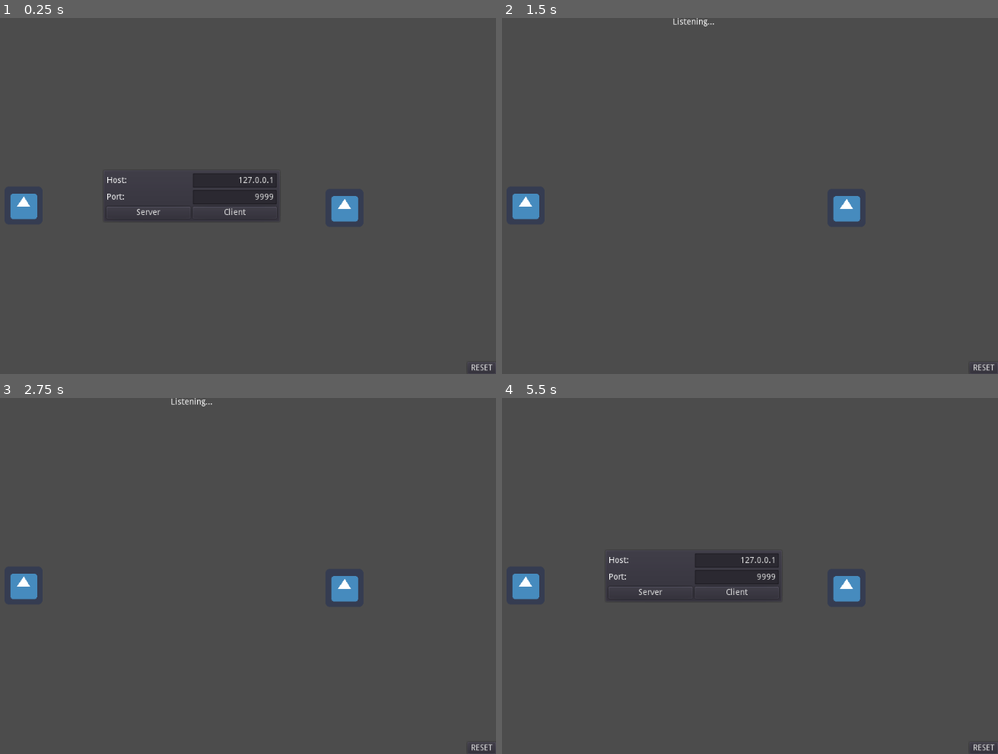
Above: before the commit, frames 1-4 (two rows, left to right).
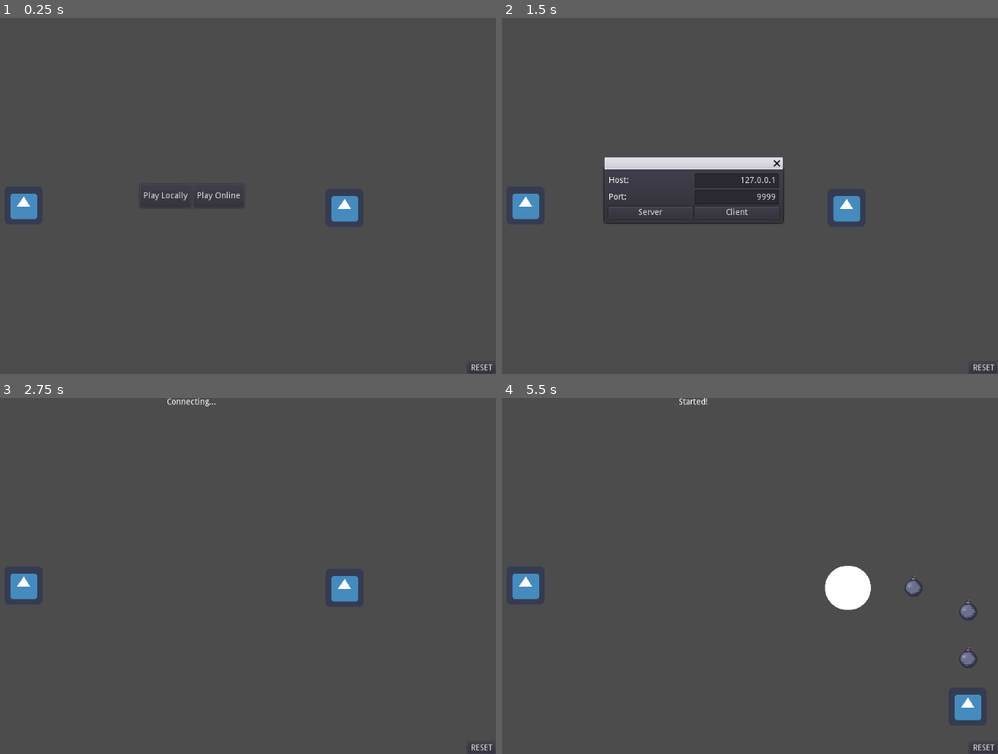
Above: after the commit, the same moments.

Repository: wnelson01/godot_rollback_fighter
Game: Godot game, scene res://Main.tscn
Two runs of this game, one before a commit and one after it. Both use one fixed random seed, a clock stepped at 60 frames per second and the inputs below. The engine's default icon, where the game draws it, is replaced by a stand-in: a white triangle on a blue panel in a dark square.
Inputs (mouse positions are in pixels of both pictures, inside the frame that each line leads up to):
- Up to frame 1 (0.25 s): no input
- Up to frame 2 (1.5 s): click (650, 213) at 0.5 s, where only the run before the commit has a clickable "Server"; click (720, 196) at 1.25 s, where only the run after the commit has a clickable "Play Online"
- Up to frame 3 (2.75 s): click (233, 593) at 2 s, where only the run after the commit has a clickable "Client"
- Up to frame 4 (5.5 s): click "RESET" at 2.75 s; click (665, 576) at 3.5 s, where only the run after the commit has a clickable "Play Locally"; tap Enter (ui_accept) at 4.25, 4.35, 4.52, 4.82, 5.1, 5.27 s; move the mouse to (829, 558) at 4.27 s; hold Right (ui_right) 4.28-5.03 s; click (829, 558) at 4.42 s; move the mouse to (571, 593) at 5.02 s; hold Down (ui_down) from 5.03 s (still down)

The runs differ from the first frame. In frame 1, 1.5% of the frame differs, in the area x 21-57%, y 43-57%; in frame 2, 3.5%; in frame 3, 0.1%; in frame 4, 3.6%, in the area x 21-97%, y 0-91%.

Commit message:
Add support for offline play

Diff:
--- a/Main.gd
+++ b/Main.gd
@@ -1,5 +1,8 @@
 extends Node2D
 
+const DummyNetworkAdaptor = preload("res://addons/godot-rollback-netcode/DummyNetworkAdaptor.gd")
+
+onready var main_menu = $CanvasLayer/MainMenu
 onready var connection_panel = $CanvasLayer/ConnectionPanel
 onready var host_field = $CanvasLayer/ConnectionPanel/GridContainer/HostField
 onready var port_field = $CanvasLayer/ConnectionPanel/GridContainer/PortField
@@ -25,6 +28,7 @@
 	var peer = NetworkedMultiplayerENet.new()
 	peer.create_server(int(port_field.text), 1)
 	get_tree().network_peer = peer
+	main_menu.visible = false
 	connection_panel.visible = false
 	message_label.text = "Listening..."
 
@@ -32,6 +36,7 @@
 	var peer = NetworkedMultiplayerENet.new()
 	peer.create_client(host_field.text, int(port_field.text))
 	get_tree().network_peer = peer
+	main_menu.visible = false
 	connection_panel.visible = false
 	message_label.text = "Connecting..."
 
@@ -107,5 +112,16 @@
 	SyncManager.clear_peers()
 
 func setup_match_for_replay(my_peer_id: int, peer_ids: Array, match_info: Dictionary) -> void:
+	main_menu.visible = false
 	connection_panel.visible = false
 	reset_button.visible = false
+
+func _on_OnlineButton_pressed() -> void:
+	connection_panel.popup_centered()
+	SyncManager.reset_network_adaptor()
+
+func _on_LocalButton_pressed() -> void:
+	$ClientPlayer.input_prefix = "player2_"
+	main_menu.visible = false
+	SyncManager.network_adaptor = DummyNetworkAdaptor.new()
+	SyncManager.start()
--- a/Main.tscn
+++ b/Main.tscn
@@ -8,7 +8,28 @@
 
 [node name="CanvasLayer" type="CanvasLayer" parent="."]
 
-[node name="ConnectionPanel" type="PanelContainer" parent="CanvasLayer"]
+[node name="MainMenu" type="HBoxContainer" parent="CanvasLayer"]
+anchor_left = 0.5
+anchor_top = 0.5
+anchor_right = 0.5
+anchor_bottom = 0.5
+margin_left = -87.5
+margin_top = -20.0
+margin_right = 87.5
+margin_bottom = 20.0
+
+[node name="LocalButton" type="Button" parent="CanvasLayer/MainMenu"]
+margin_right = 86.0
+margin_bottom = 40.0
+text = "Play Locally"
+
+[node name="OnlineButton" type="Button" parent="CanvasLayer/MainMenu"]
+margin_left = 90.0
+margin_right = 175.0
+margin_bottom = 40.0
+text = "Play Online"
+
+[node name="ConnectionPanel" type="WindowDialog" parent="CanvasLayer"]
 anchor_left = 0.5
 anchor_top = 0.5
 anchor_right = 0.5
@@ -17,9 +38,6 @@
 margin_top = -45.0
 margin_right = 150.0
 margin_bottom = 45.0
-__meta__ = {
-"_edit_use_anchors_": false
-}
 
 [node name="GridContainer" type="GridContainer" parent="CanvasLayer/ConnectionPanel"]
 margin_left = 7.0
@@ -111,6 +129,8 @@
 [node name="ClientPlayer" parent="." instance=ExtResource( 2 )]
 position = Vector2( 769, 320 )
 
+[connection signal="pressed" from="CanvasLayer/MainMenu/LocalButton" to="." method="_on_LocalButton_pressed"]
+[connection signal="pressed" from="CanvasLayer/MainMenu/OnlineButton" to="." method="_on_OnlineButton_pressed"]
 [connection signal="pressed" from="CanvasLayer/ConnectionPanel/GridContainer/ServerButton" to="." method="_on_ServerButton_pressed"]
 [connection signal="pressed" from="CanvasLayer/ConnectionPanel/GridContainer/ClientButton" to="." method="_on_ClientButton_pressed"]
 [connection signal="pressed" from="CanvasLayer/ResetButton" to="." method="_on_ResetButton_pressed"]
--- a/Player.gd
+++ b/Player.gd
@@ -2,15 +2,17 @@
 
 const Bomb = preload("res://Bomb.tscn")
 
+var input_prefix := "player1_"
+
 var speed := 0.0
 
 func _get_local_input() -> Dictionary:
-	var input_vector = Input.get_vector("ui_left", "ui_right", "ui_up", "ui_down")
+	var input_vector = Input.get_vector(input_prefix + "left", input_prefix + "right", input_prefix + "up", input_prefix + "down")
 
 	var input := {}
 	if input_vector != Vector2.ZERO:
 		input["input_vector"] = input_vector
-	if Input.is_action_just_pressed("ui_accept"):
+	if Input.is_action_just_pressed(input_prefix + "bomb"):
 		input["drop_bomb"] = true
 
 	return input
--- a/project.godot
+++ b/project.godot
@@ -53,6 +53,56 @@
 "events": [ Object(InputEventKey,"resource_local_to_scene":false,"resource_name":"","device":0,"alt":false,"shift":false,"control":false,"meta":false,"command":false,"pressed":false,"scancode":16777254,"physical_scancode":0,"unicode":0,"echo":false,"script":null)
  ]
 }
+player1_up={
+"deadzone": 0.5,
+"events": [ Object(InputEventKey,"resource_local_to_scene":false,"resource_name":"","device":0,"alt":false,"shift":false,"control":false,"meta":false,"command":false,"pressed":false,"scancode":0,"physical_scancode":87,"unicode":0,"echo":false,"script":null)
+ ]
+}
+player1_down={
+"deadzone": 0.5,
+"events": [ Object(InputEventKey,"resource_local_to_scene":false,"resource_name":"","device":0,"alt":false,"shift":false,"control":false,"meta":false,"command":false,"pressed":false,"scancode":0,"physical_scancode":83,"unicode":0,"echo":false,"script":null)
+ ]
+}
+player1_left={
+"deadzone": 0.5,
+"events": [ Object(InputEventKey,"resource_local_to_scene":false,"resource_name":"","device":0,"alt":false,"shift":false,"control":false,"meta":false,"command":false,"pressed":false,"scancode":0,"physical_scancode":65,"unicode":0,"echo":false,"script":null)
+ ]
+}
+player1_right={
+"deadzone": 0.5,
+"events": [ Object(InputEventKey,"resource_local_to_scene":false,"resource_name":"","device":0,"alt":false,"shift":false,"control":false,"meta":false,"command":false,"pressed":false,"scancode":0,"physical_scancode":68,"unicode":0,"echo":false,"script":null)
+ ]
+}
+player1_bomb={
+"deadzone": 0.5,
+"events": [ Object(InputEventKey,"resource_local_to_scene":false,"resource_name":"","device":0,"alt":false,"shift":false,"control":false,"meta":false,"command":false,"pressed":false,"scancode":0,"physical_scancode":32,"unicode":0,"echo":false,"script":null)
+ ]
+}
+player2_up={
+"deadzone": 0.5,
+"events": [ Object(InputEventKey,"resource_local_to_scene":false,"resource_name":"","device":0,"alt":false,"shift":false,"control":false,"meta":false,"command":false,"pressed":false,"scancode":0,"physical_scancode":16777232,"unicode":0,"echo":false,"script":null)
+ ]
+}
+player2_down={
+"deadzone": 0.5,
+"events": [ Object(InputEventKey,"resource_local_to_scene":false,"resource_name":"","device":0,"alt":false,"shift":false,"control":false,"meta":false,"command":false,"pressed":false,"scancode":0,"physical_scancode":16777234,"unicode":0,"echo":false,"script":null)
+ ]
+}
+player2_left={
+"deadzone": 0.5,
+"events": [ Object(InputEventKey,"resource_local_to_scene":false,"resource_name":"","device":0,"alt":false,"shift":false,"control":false,"meta":false,"command":false,"pressed":false,"scancode":0,"physical_scancode":16777231,"unicode":0,"echo":false,"script":null)
+ ]
+}
+player2_right={
+"deadzone": 0.5,
+"events": [ Object(InputEventKey,"resource_local_to_scene":false,"resource_name":"","device":0,"alt":false,"shift":false,"control":false,"meta":false,"command":false,"pressed":false,"scancode":0,"physical_scancode":16777233,"unicode":0,"echo":false,"script":null)
+ ]
+}
+player2_bomb={
+"deadzone": 0.5,
+"events": [ Object(InputEventKey,"resource_local_to_scene":false,"resource_name":"","device":0,"alt":false,"shift":false,"control":false,"meta":false,"command":false,"pressed":false,"scancode":0,"physical_scancode":16777221,"unicode":0,"echo":false,"script":null)
+ ]
+}
 
 [network]
 
